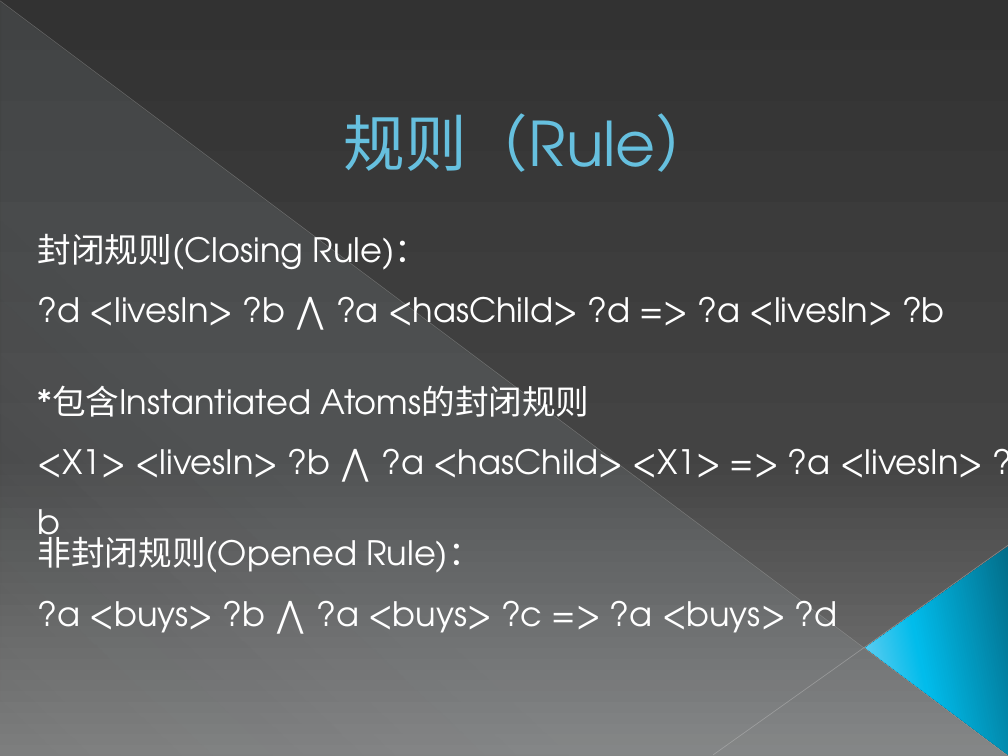
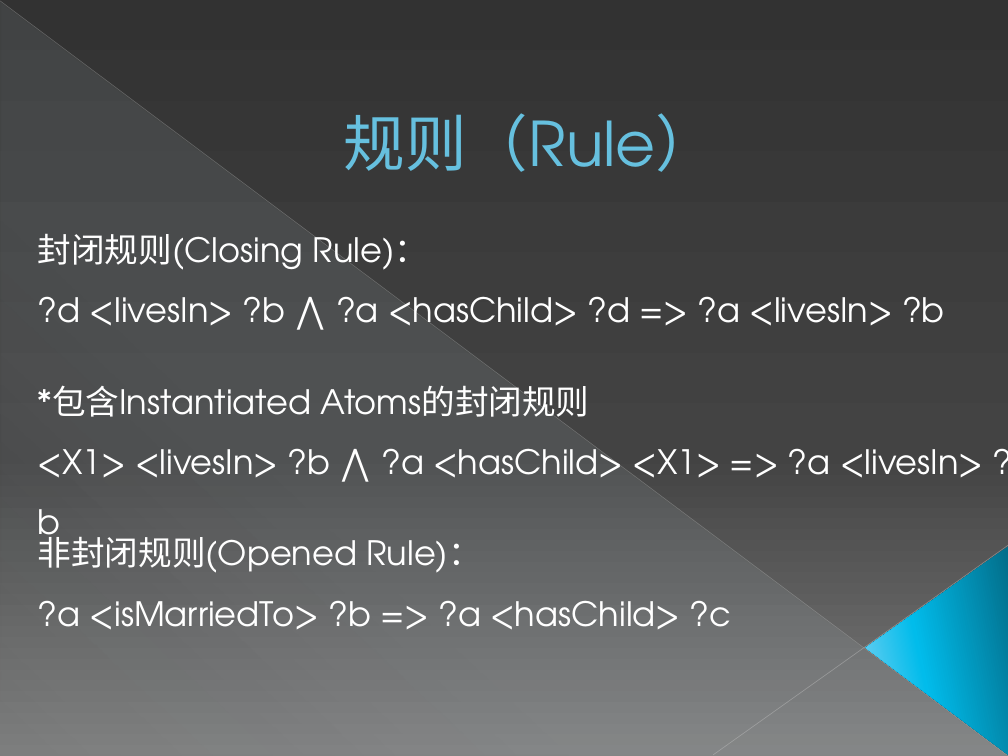
Before and after one commit to zxlzr/RuleMiner, a slide deck: slide 5 of 毕设答辩.pptx. Drawn at 1008x756 pixels with LibreOffice and Linux fonts; fonts in the diff are those of the drawing. Boxes give left, top, right and bottom in pixels: in the first picture for what was removed or moved away, otherwise in the second. Text is boxed around its words. In the diff, an @@ line names an element or a change of style, - is before the commit and + after.

```diff
--- a/毕设答辩.pptx
+++ b/毕设答辩.pptx
@@ text at bbox=[38, 601, 732, 629]: text changed @@
-?a <buys> ?b ⋀ ?a <buys> ?c => ?a <buys> ?d
+?a <isMarriedTo> ?b => ?a <hasChild> ?c
```
Also in this commit, not shown: 3 other slides changed, 1 other file.
